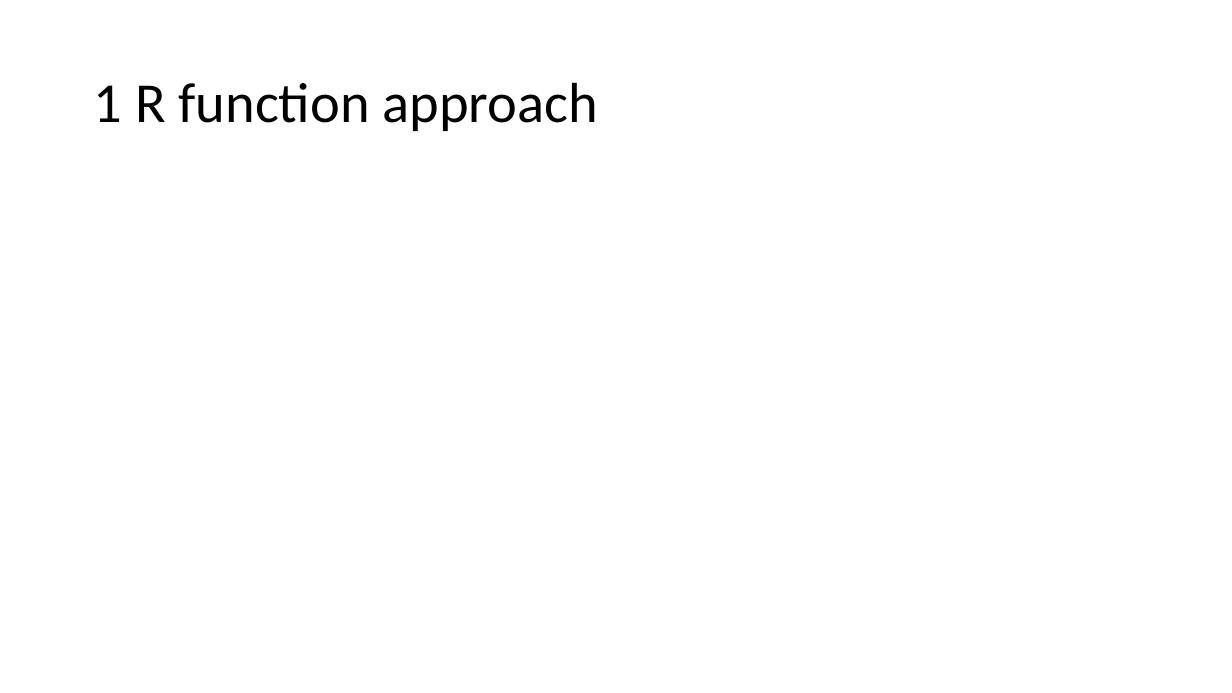
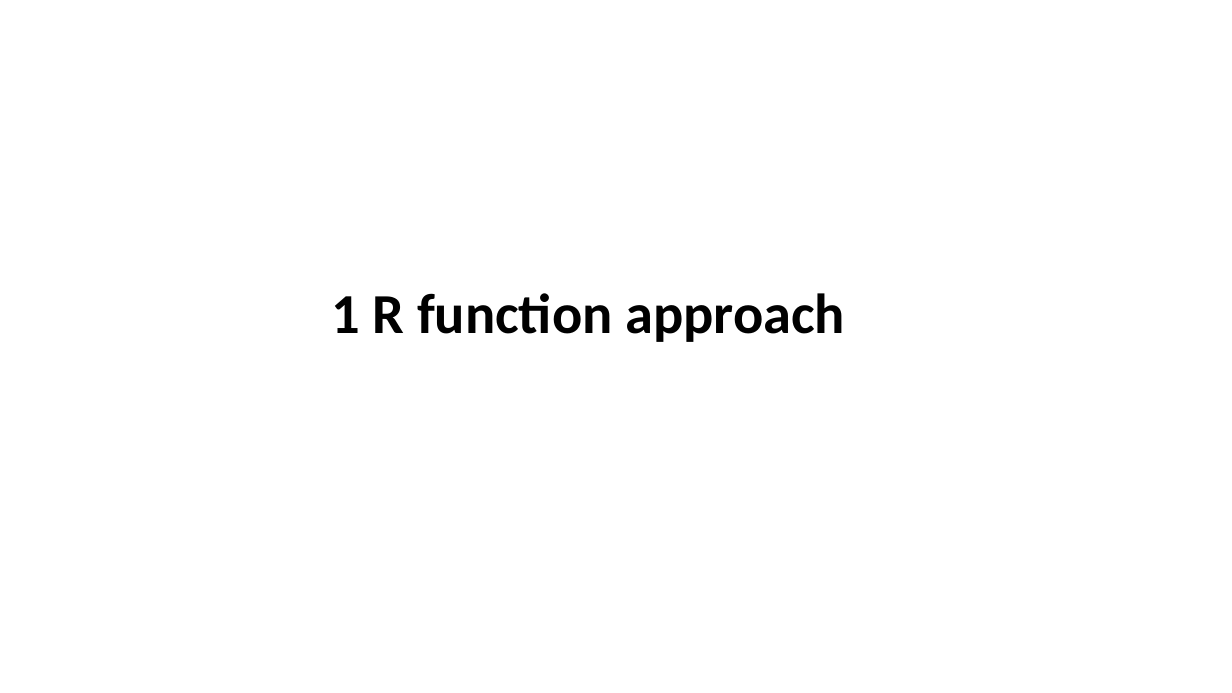
Before and after one commit to eamonn2014/SURVIVAL-POWER, a slide deck: slide 12 of Survival Sample Size Presentation July 2021.odp (slide 4 before the commit). Drawn at 1232x693 pixels with LibreOffice and Linux fonts; fonts in the diff are those of the drawing. Boxes give left, top, right and bottom in pixels: in the first picture for what was removed or moved away, otherwise in the second. Text is boxed around its words. In the diff, an @@ line names an element or a change of style, - is before the commit and + after.

```diff
--- a/Survival Sample Size Presentation July 2021.odp
+++ b/Survival Sample Size Presentation July 2021.odp
@@ title "1 R function approach": place and size @@
-title "1 R function approach" at bbox=[94, 82, 598, 131]
+title "1 R function approach" at bbox=[331, 293, 845, 342]
@@ title "1 R function approach" at bbox=[331, 293, 845, 342]: bold on @@
```
Also in this commit, not shown: 12 other slides changed, 3 slides added, 1 slide removed, 1 other file.
